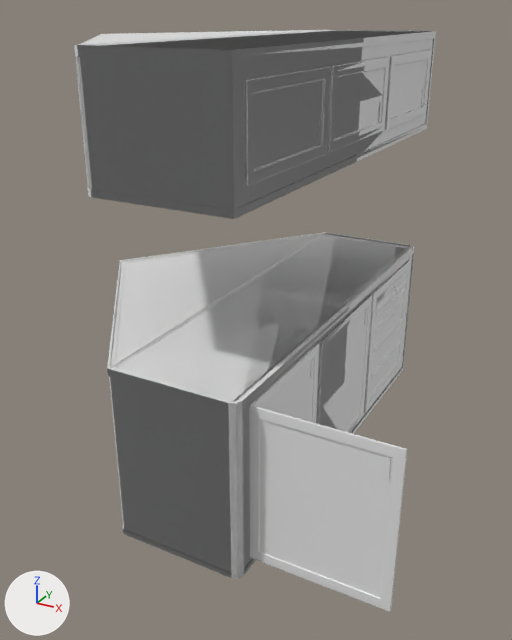
The glTF model public/models/Interior/Cabinets & Storage.glb: old version first, new version second.
Camera for both pictures: a camera (50 mm lens) standing at (-3.01, -3.35, 2.92) and looking at (-4.76, -0.18, 1.33). Lighting does not change. The marker at lower left points along +X, +Y and +Z. The older version comes first. Where no turn or scale is listed for an object, it has been applied to the vertices. Vertices at exactly the same position are counted once.

In view in the first picture: 'Cabinet Toolbox', 'Flat Front Cabinet', 'Flat Front Cabinet Toolbox Slot', 'Flat Front Overhead Cabinet', 'V-Nose Cabinet', 'V-Nose Overhead Cabinet'.
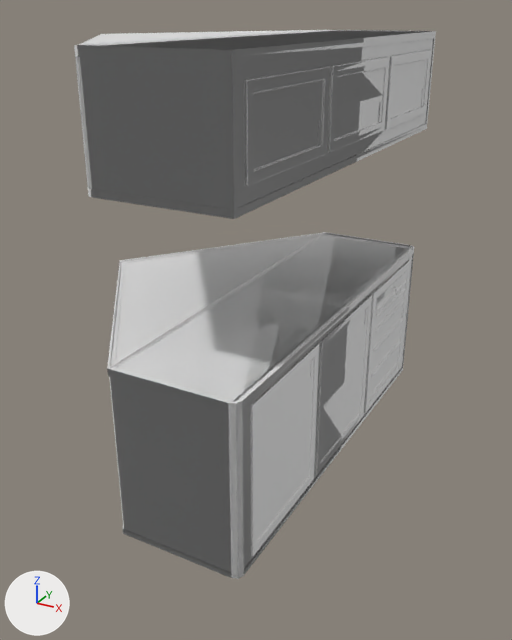
What changed in the scene script:
```text
Change me_flat_front_cabinet:
    used by ob_flat_front_cabinet; location = (-4.343, 0.071, 1.957)
    remove me_flat_front_cabinet.from_pydata(...)  # 692 vertices, 1396 faces; spans x -0.61..0.74, y -1.27..1.13, z -1.44..-0.51
    add me_flat_front_cabinet.from_pydata(...)  # 692 vertices, 1396 faces; spans x -0.61..0.07, y -1.27..1.13, z -1.44..-0.51
    me_flat_front_cabinet part 1: the loose piece of 128 vertices spanning x 0.05..0.74, y -1.16..-1.15, z -1.39..-0.57 is turned 90 degrees about the z axis through its middle, then moved by (-0.34, 0.35, 0.0)
    me_flat_front_cabinet part 2: the loose piece of 104 vertices spanning x 0.65..0.68, y -1.16..-1.15, z -0.73..-0.63 is turned 90 degrees about the z axis through its middle, then moved by (-0.6, 0.62, 0.0)
```

Changed parts and their boxes (x1, y1, x2, y2) in the pictures (512 x 640 px; the box of a moved part takes in the faces that stretch with it):
'Flat Front Cabinet', reshaped (10% shorter): before (108, 233, 414, 612); after (108, 233, 414, 575)
part 1 of me_flat_front_cabinet, moved or reshaped: before (249, 405, 407, 612); after (251, 344, 318, 557)
part 2 of me_flat_front_cabinet, moved or reshaped: before (383, 457, 391, 479); after (310, 359, 313, 377)
